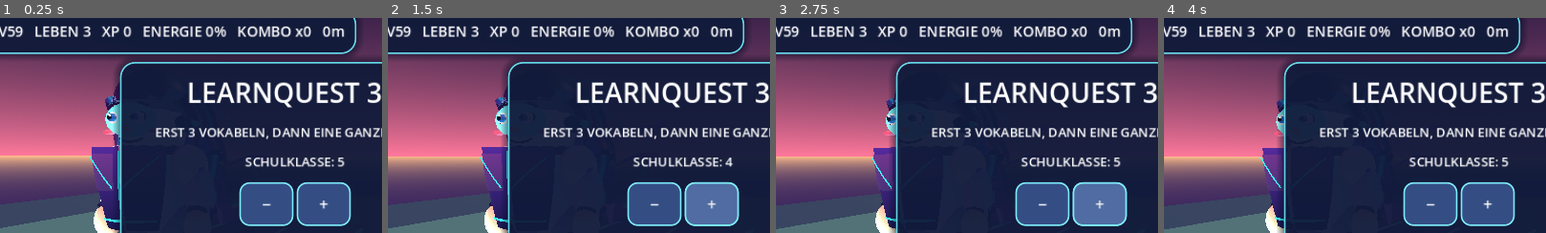
Above: before the commit, frames 1-4 (left to right).
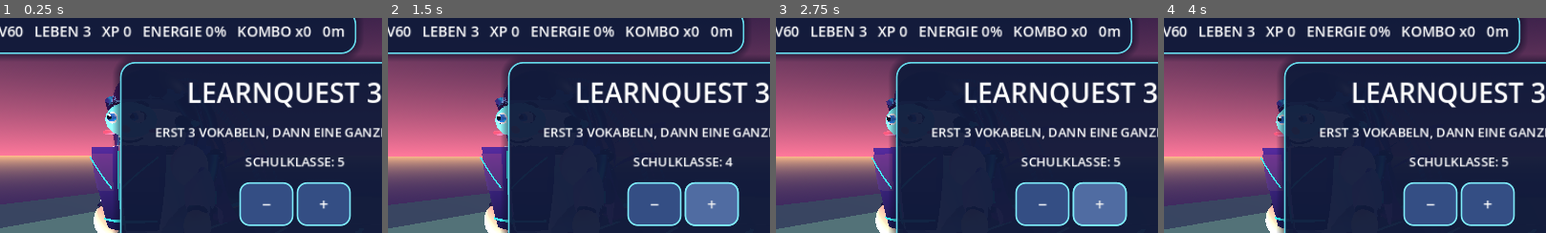
Above: after the commit, the same moments.

Repository: mtothek0703/learnquest-unity-web
Game: Godot game, scene res://main.tscn
Same seed, same stepped clock (60 frames per second), same inputs: the game is played once before the commit and once after it.
Inputs (mouse positions are % of the whole screen's width and height, from its top left):
- Up to frame 1 (0.25 s): no input
- Up to frame 2 (1.5 s): click "−" at 0.5 s; move the mouse to (72, 45) at 1.27 s; hold Right from 1.28 s (still down); hold Q from 1.28 s (still down); click (72, 45) at 1.42 s
- Up to frame 3 (2.75 s): tap Space at 1.52 s; release Right at 2 s; release Q at 2 s; drag from (30, 55) to (45, 70) at 2.02 s
- Up to frame 4 (4 s): move the mouse to (60, 28) at 2.77 s; hold Right 2.78-3.5 s; hold R 2.78-3.5 s; drag from (45, 70) to (20, 35) at 3.52 s
The pictures show only the part of the screen within x 11-61%, y 4-54%; the shares and areas given below are measured in that part.

The runs differ from the first frame. In frame 1, less than 0.1% of the frame differs, in the area x 2-6%, y 3-9%; in frame 2, less than 0.1%; in frame 3, less than 0.1%; in frame 4, less than 0.1%.

Commit message:
Skyway V60: godot/world.gd responsive landscape jump

Diff:
--- a/godot/world.gd
+++ b/godot/world.gd
@@ -8,7 +8,7 @@
 ]
 # Complete vocabulary missions first; racing is a continuous, finite level.
 const TASKS_PER_ROUND := 3
-const VERSION_LABEL := "V59"
+const VERSION_LABEL := "V60"
 const TouchGestures = preload("res://touch_gestures.gd")
 const WORLD_NAMES := ["NEON CITY", "KRISTALL-CANYON", "STERNEN-HAFEN", "AURORA-GLETSCHER"]
 const WORLD_GOALS := [800.0, 950.0, 1100.0, 1200.0]
@@ -919,7 +919,8 @@
     var down := event as InputEventScreenTouch
     if down != null and down.pressed:
         blocked = _touch_ui_blocked(down.position)
-    var outcome: Dictionary = touch_steering.handle(event, racing, blocked, Time.get_ticks_msec(), lane, get_viewport().get_visible_rect().size.x)
+    var viewport_size := get_viewport().get_visible_rect().size
+    var outcome: Dictionary = touch_steering.handle(event, racing, blocked, Time.get_ticks_msec(), lane, viewport_size.x, viewport_size.y)
     if not bool(outcome.get("captured", false)):
         return
     get_viewport().set_input_as_handled()
